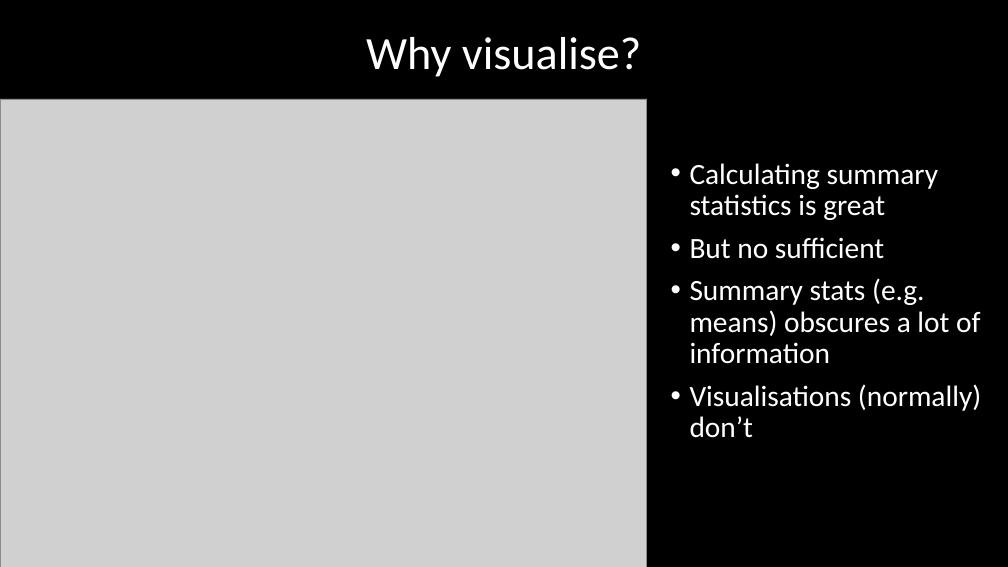
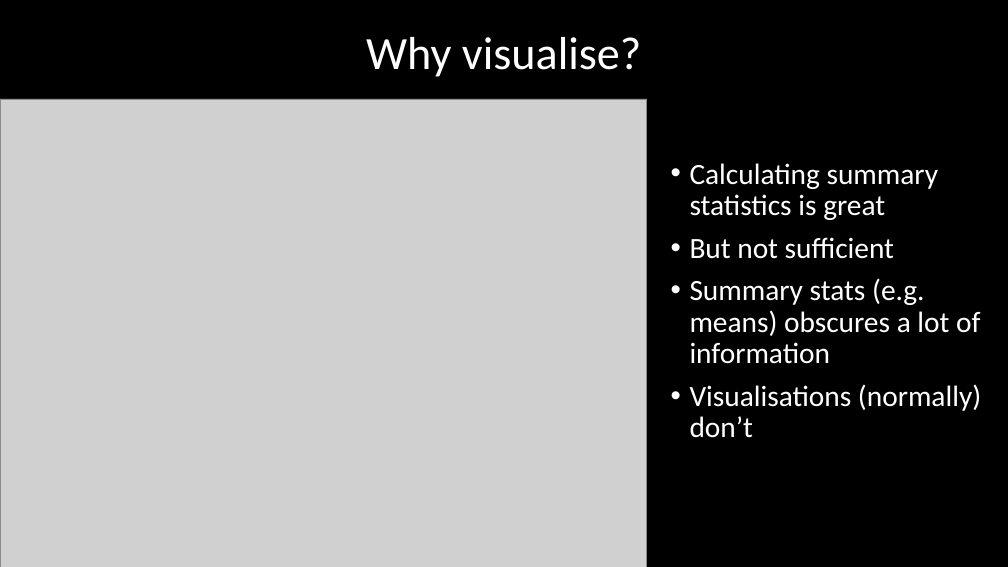
Before and after one commit to DeonRoos/stats-for-biologists, a slide deck: slide 4 of Lecture 3 - data_vis/Slides/Effective scientific communication.pptx. Drawn at 1008x567 pixels with LibreOffice and Linux fonts; fonts in the diff are those of the drawing; grey boxes stand for pictures. Boxes give left, top, right and bottom in pixels: in the first picture for what was removed or moved away, otherwise in the second. Text is boxed around its words. In the diff, an @@ line names an element or a change of style, - is before the commit and + after.

```diff
--- a/Lecture 3 - data_vis/Slides/Effective scientific communication.pptx
+++ b/Lecture 3 - data_vis/Slides/Effective scientific communication.pptx
@@ text at (x1=690, y1=237, x2=894, y2=259): text changed @@
-• But no sufficient
+• But not sufficient
```
Also in this commit, not shown: 6 other slides changed, 10 slides added, 2 slides removed, 22 other files.
